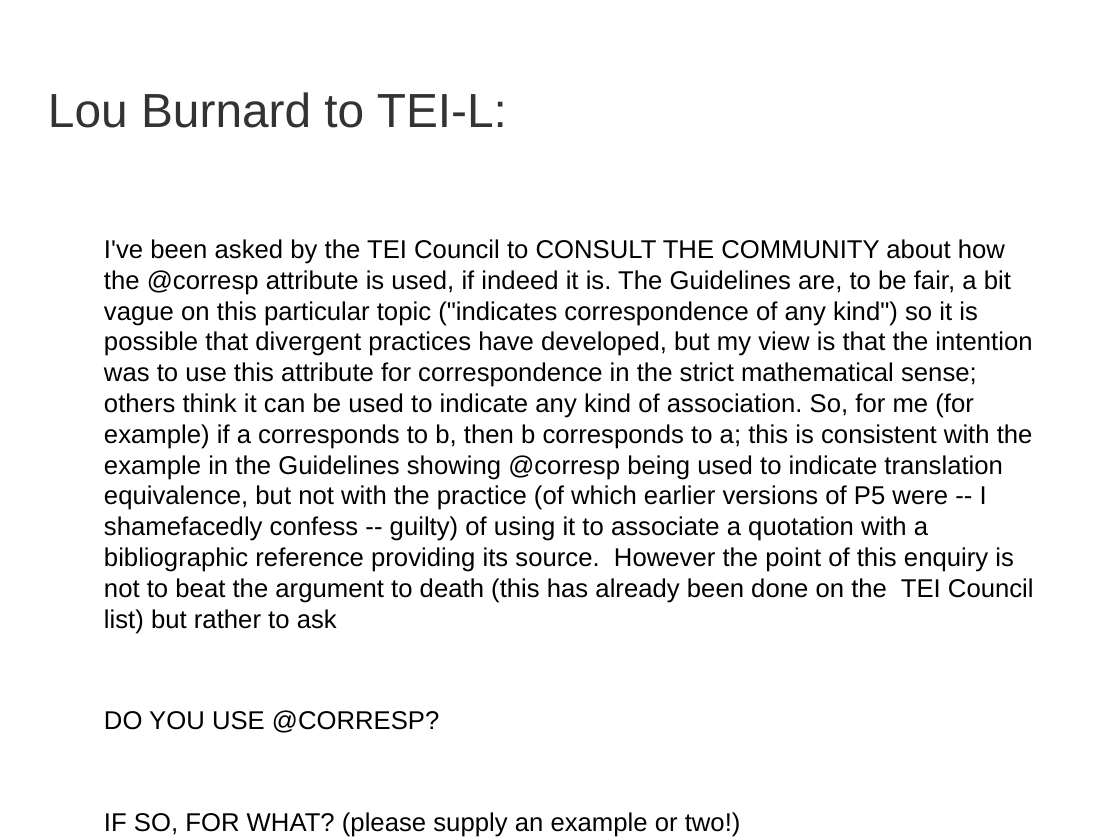
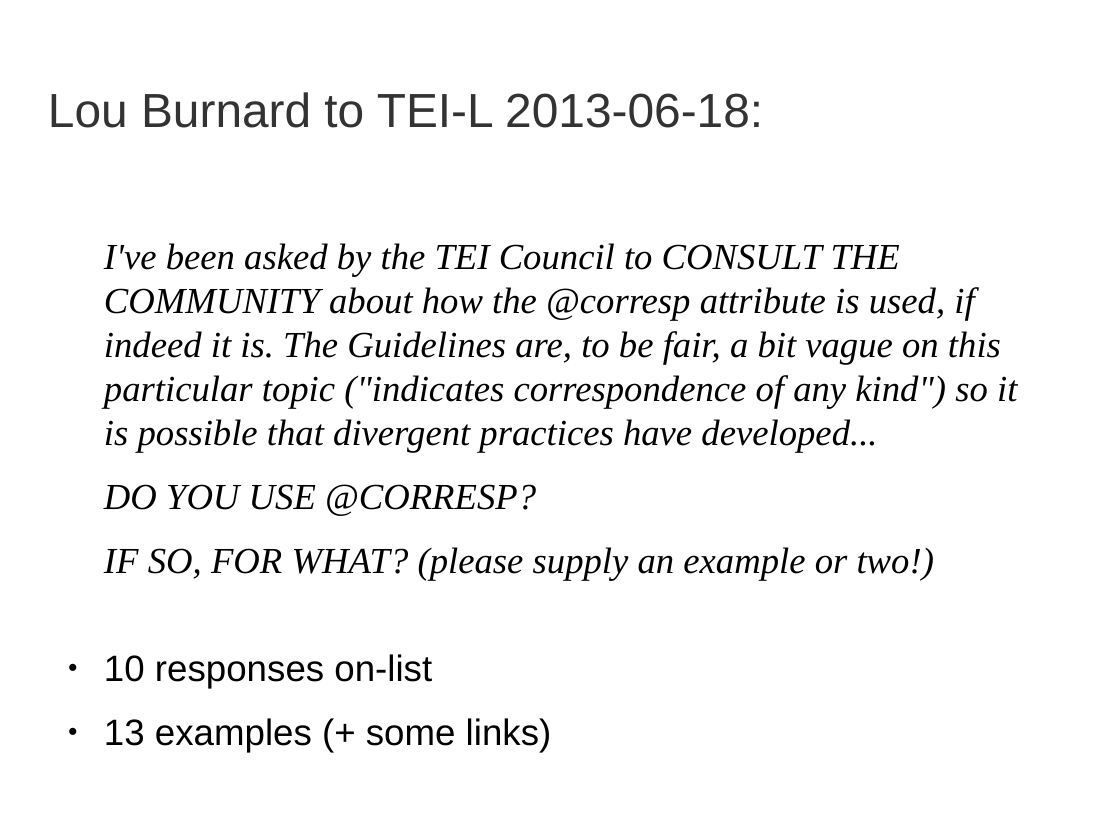
Before and after one commit to martindholmes/CodeSharing, a slide deck: slide 7 of presentations/codesharing_2014-10.odp (slide 6 before the commit). Drawn at 1120x840 pixels with LibreOffice and Linux fonts; fonts in the diff are those of the drawing; background and template pictures are left out. Boxes give left, top, right and bottom in pixels: in the first picture for what was removed or moved away, otherwise in the second. Text is boxed around its words. In the diff, an @@ line names an element or a change of style, - is before the commit and + after.

```diff
--- a/presentations/codesharing_2014-10.odp
+++ b/presentations/codesharing_2014-10.odp
@@ title at [48, 92, 763, 128]: text changed @@
-Lou Burnard to TEI-L:
+Lou Burnard to TEI-L 2013-06-18:
@@ text at [104, 243, 1017, 453]: text changed; size 18.2 to 26 pt; font Arial to Times New Roman; italic on @@
-I've been asked by the TEI Council to CONSULT THE COMMUNITY about how the @corresp attribute is used, if indeed it is. The Guidelines are, to be fair, a bit vague on this particular topic ("indicates correspondence of any kind") so it is possible that divergent practices have developed, but my view is that the intention was to use this attribute for correspondence in the strict mathematical sense; others think it can be used to indicate any kind of association. So, for me (for example) if a corresponds to b, then b corresponds to a; this is consistent with the example in the Guidelines showing @corresp being used to indicate translation equivalence, but not with the practice (of which earlier versions of P5 were -- I shamefacedly confess -- guilty) of using it to associate a quotation with a bibliographic reference providing its source. However the point of this enquiry is not to beat the argument to death (this has already been done on the TEI Council list) but rather to ask
+I've been asked by the TEI Council to CONSULT THE COMMUNITY about how the @corresp attribute is used, if indeed it is. The Guidelines are, to be fair, a bit vague on this particular topic ("indicates correspondence of any kind") so it is possible that divergent practices have developed...
@@ text at [104, 484, 934, 581]: size 18.2 to 26 pt, font Arial to Times New Roman, italic on in "DO YOU USE @CORRESP?", "IF SO, FOR WHAT? (please supply an ..." @@
@@ text at [104, 654, 432, 688]: paragraphs added @@
+● 10 responses on-list
+● 13 examples (+ some links)
```
Also in this commit, not shown: 2 other slides changed, 1 slide added, 4 other files.
